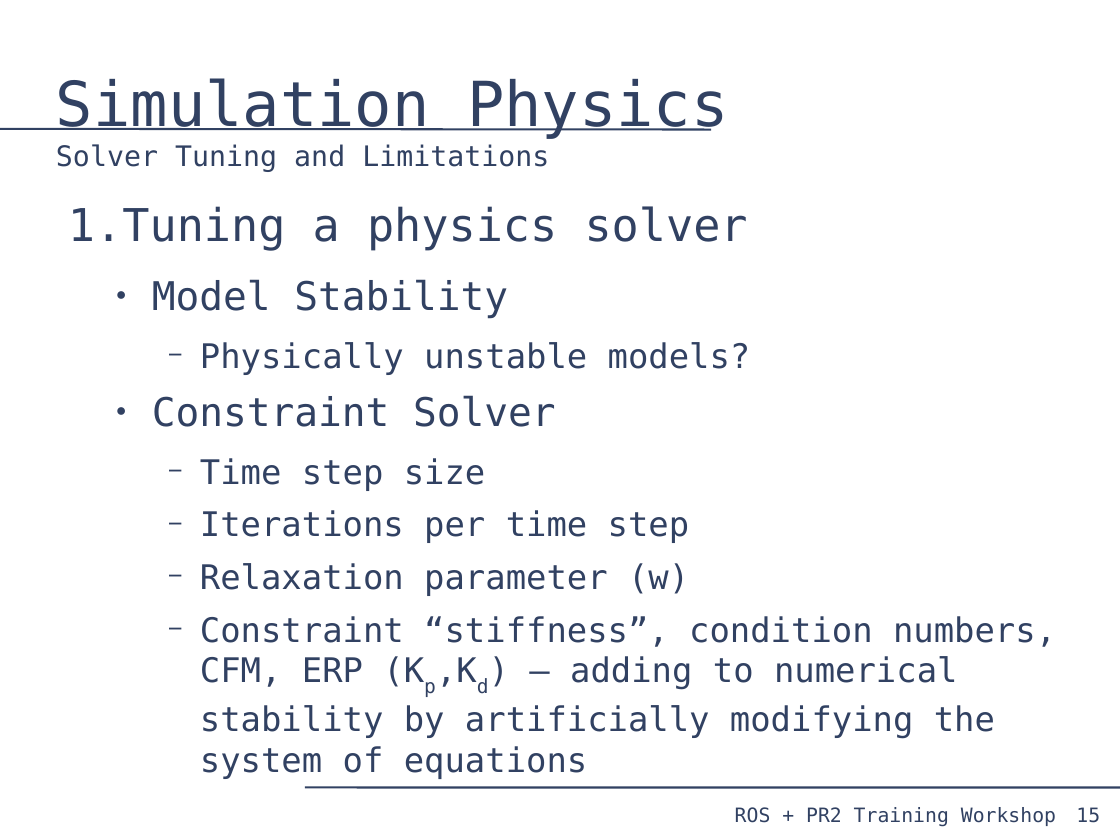
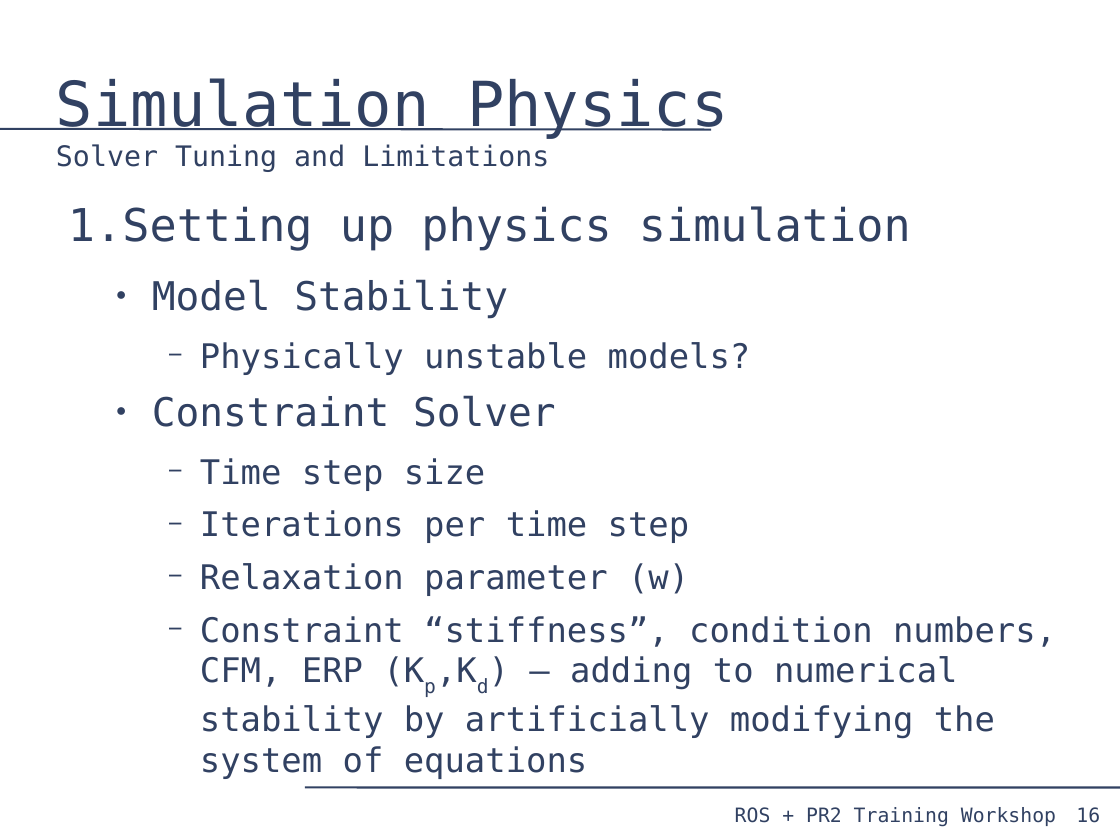
Before and after one commit to PR2/pr2_docs, a slide deck: slide 16 of pr2_training_workshop/simulation/simulation_training_workshop.odp (slide 15 before the commit). Drawn at 1120x840 pixels with LibreOffice and Linux fonts; fonts in the diff are those of the drawing. Boxes give left, top, right and bottom in pixels: in the first picture for what was removed or moved away, otherwise in the second. Text is boxed around its words. In the diff, an @@ line names an element or a change of style, - is before the commit and + after.

```diff
--- a/pr2_training_workshop/simulation/simulation_training_workshop.odp
+++ b/pr2_training_workshop/simulation/simulation_training_workshop.odp
@@ text at bbox=[68, 206, 911, 251]: text changed @@
-1. Tuning a physics solver
+1. Setting up physics simulation
@@ page number at bbox=[1076, 807, 1100, 823]: text changed @@
-15
+16
```
Also in this commit, not shown: 3 other slides changed, 2 slides added.
